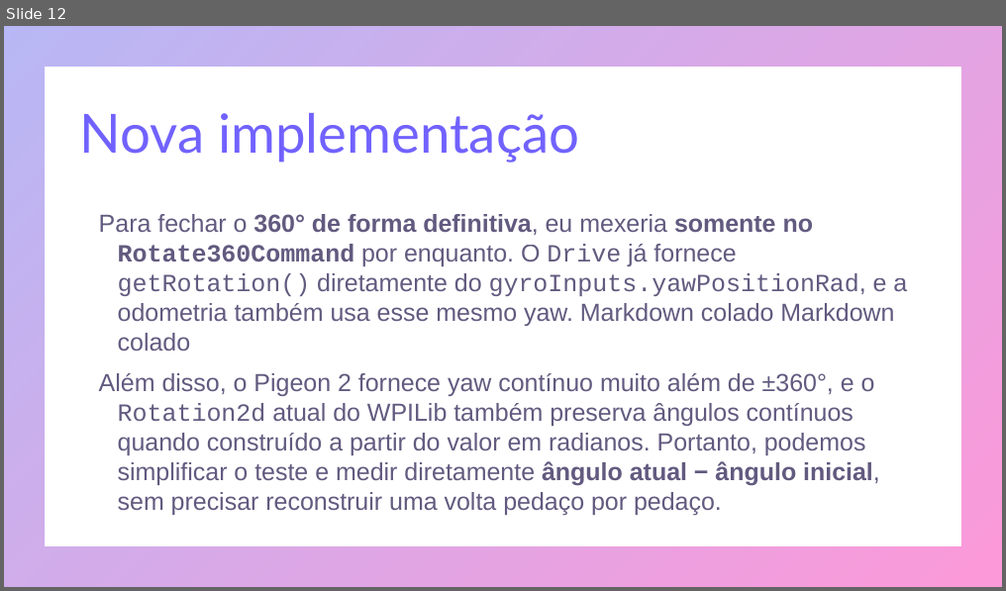
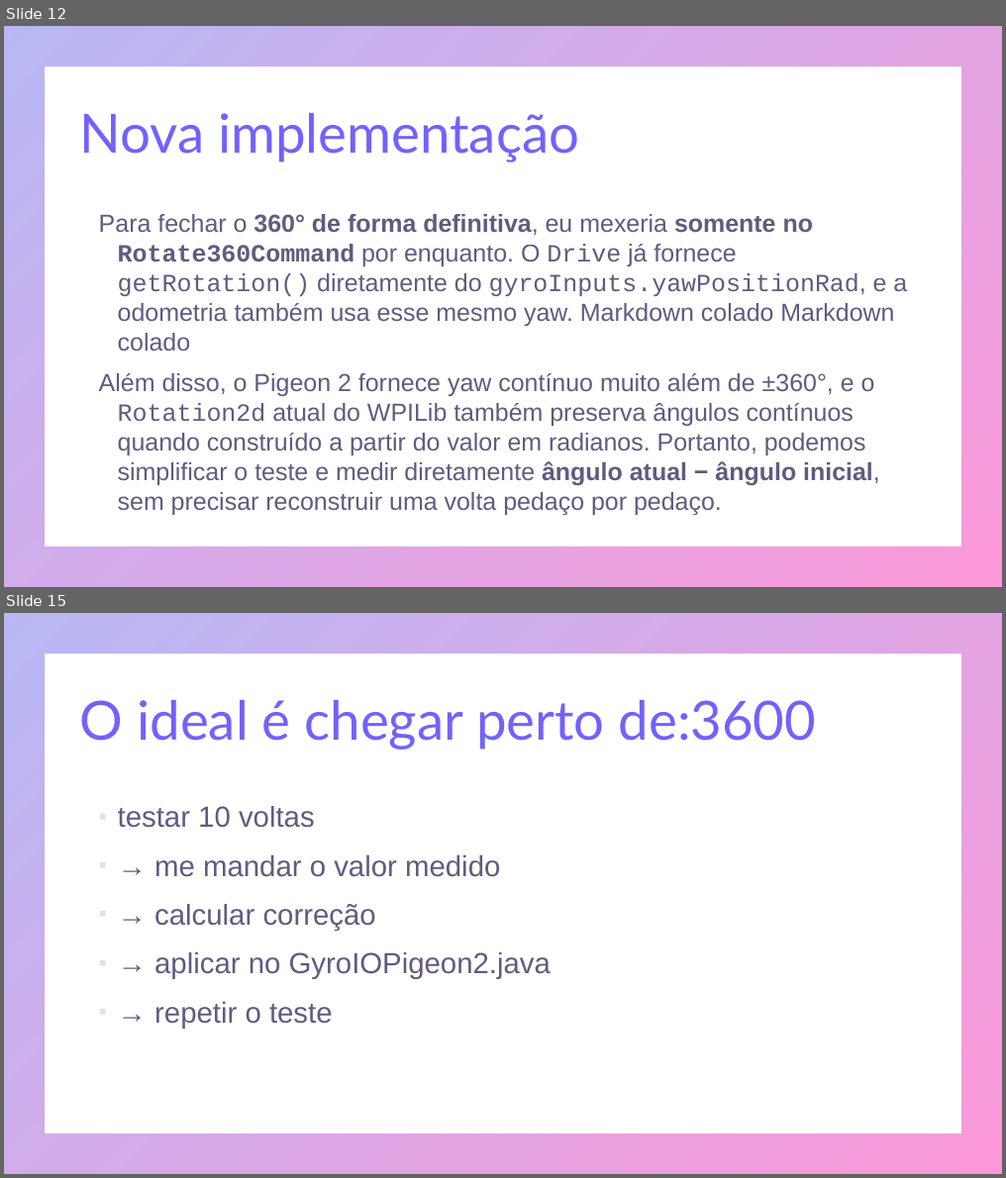
Before and after one commit to fabio-sudo/Tutorial_WPLIB, a slide deck: 4 - Calibração/Aula 7.pptx. Shown one above the other, each under a label of ours: slide 12 before the commit, slides 12 and 15 after it; the slides between them are not shown. The pictures are 1006x591 and 1006x1178 pixels, drawn with LibreOffice and Linux fonts; fonts in the diff are those of the drawing. Boxes give left, top, right and bottom in pixels: in the first picture for what was removed or moved away, otherwise in the second. Text is boxed around its words. In the diff, an @@ line names an element or a change of style, - is before the commit and + after.

```diff
--- a/4 - Calibração/Aula 7.pptx
+++ b/4 - Calibração/Aula 7.pptx
@@ slide 15 added at (4, 613, 1002, 1174), background #FFFFFF; not listed: 1 template element that a slide beside it also shows @@
@@ title added at (80, 700, 816, 750), 52 pt, text gradient #7162FE to #F900A0 @@
+O ideal é chegar perto de:3600
@@ text added at (118, 806, 550, 1028), 28 pt, text #201449 at 70% opacity @@
+▪ testar 10 voltas
+▪ → me mandar o valor medido
+▪ → calcular correção
+▪ → aplicar no GyroIOPigeon2.java
+▪ → repetir o teste
```
Also in this commit, not shown: 5 other slides added, 31 other files.
